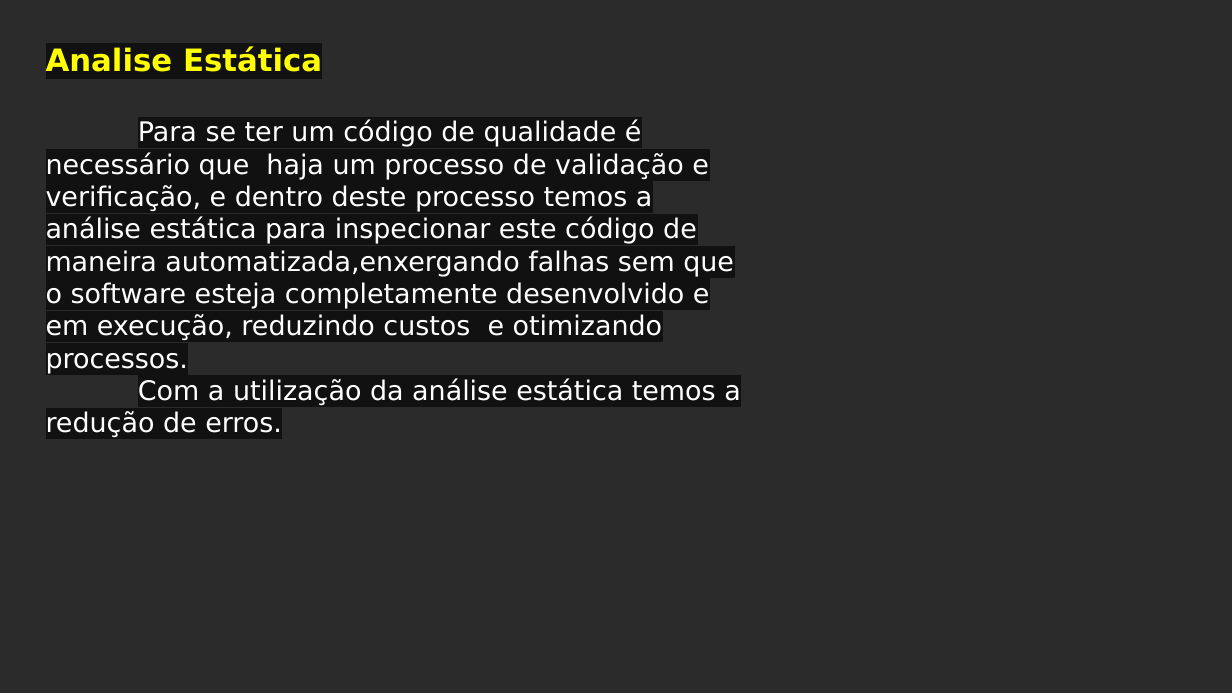
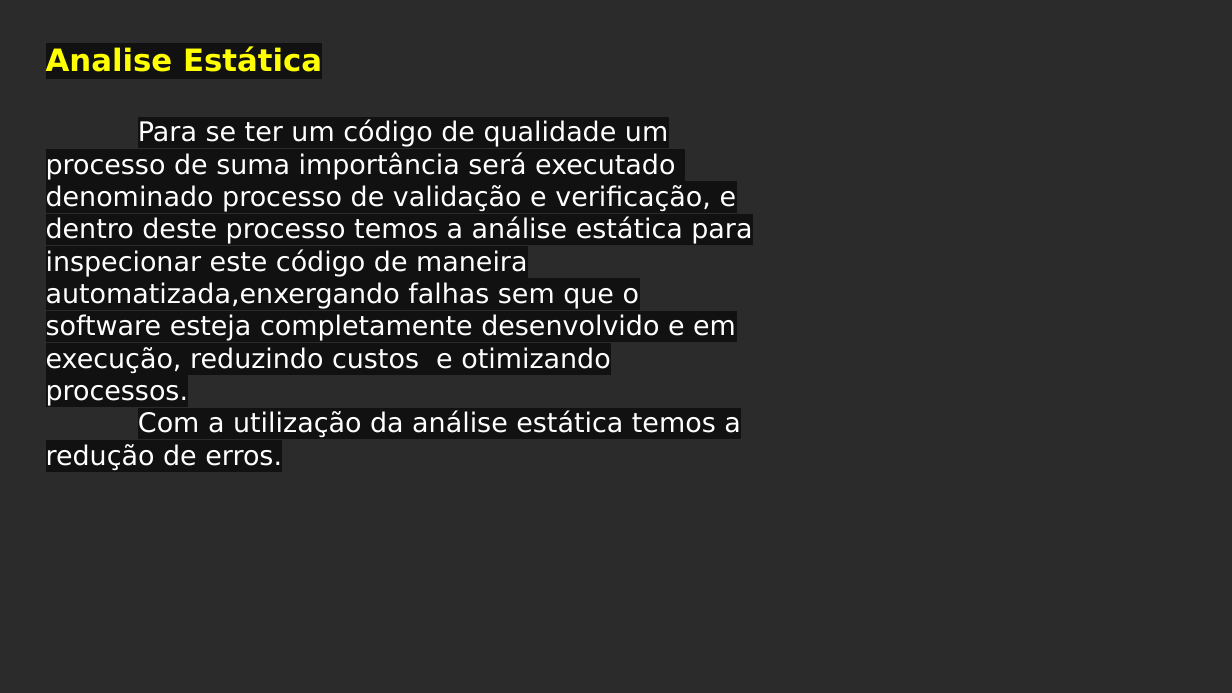
Before and after one commit to Giselesct/DaChristo, a slide deck: slide 3 of Sprint-14 Análise Estatica/CleartechSprint14.pptx. Drawn at 1232x693 pixels with LibreOffice and Linux fonts; fonts in the diff are those of the drawing; background and template pictures are left out; a plain dark background stands for a picture behind light text. Boxes give left, top, right and bottom in pixels: in the first picture for what was removed or moved away, otherwise in the second. Text is boxed around its words. In the diff, an @@ line names an element or a change of style, - is before the commit and + after.

Commit message:
Sprint-14 Análise Estatica/clear

```diff
--- a/Sprint-14 Análise Estatica/CleartechSprint14.pptx
+++ b/Sprint-14 Análise Estatica/CleartechSprint14.pptx
@@ text at (x1=46, y1=120, x2=752, y2=405): text changed @@
-Para se ter um código de qualidade é necessário que haja um processo de validação e verificação, e dentro deste processo temos a análise estática para inspecionar este código de maneira automatizada,enxergando falhas sem que o software esteja completamente desenvolvido e em execução, reduzindo custos e otimizando processos.
+Para se ter um código de qualidade um processo de suma importância será executado denominado processo de validação e verificação, e dentro deste processo temos a análise estática para inspecionar este código de maneira automatizada,enxergando falhas sem que o software esteja completamente desenvolvido e em execução, reduzindo custos e otimizando processos.
```
Also in this commit, not shown: 1 other file.
